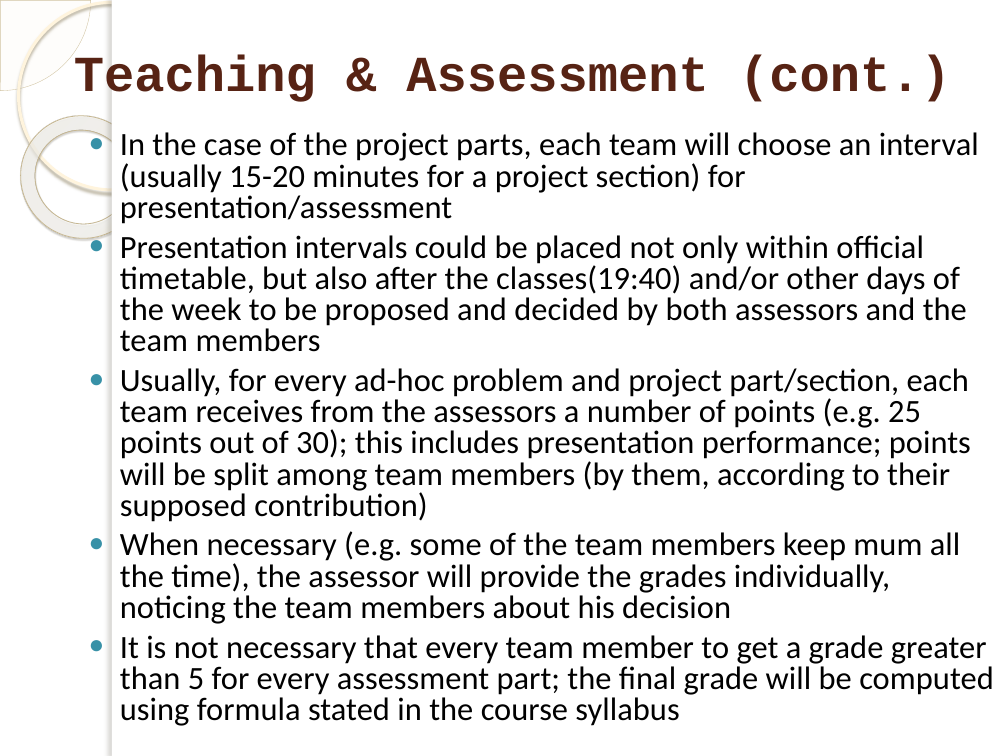
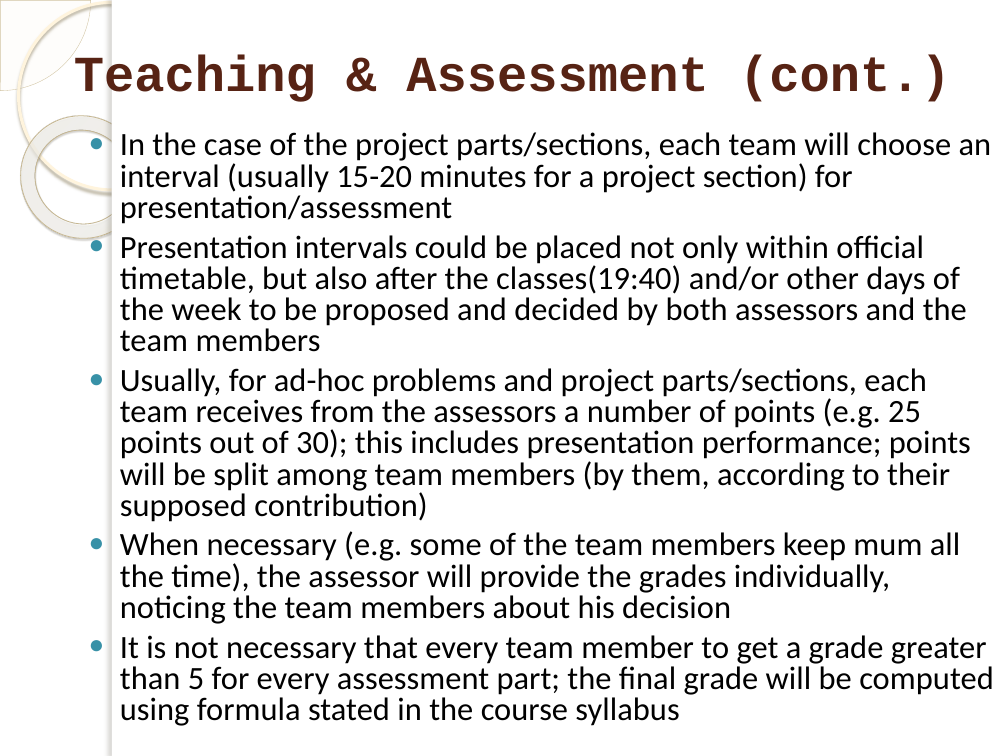
Before and after one commit to marinfotache/Database-Logic-in-Business-Applications, a slide deck: slide 14 of 00_DBLBA - course outline/00_DBLBA__Course_Outline.pptx. Drawn at 1008x756 pixels with LibreOffice and Linux fonts; fonts in the diff are those of the drawing; background and template pictures are left out. Boxes give left, top, right and bottom in pixels: in the first picture for what was removed or moved away, otherwise in the second. Text is boxed around its words. In the diff, an @@ line names an element or a change of style, - is before the commit and + after.

```diff
--- a/00_DBLBA - course outline/00_DBLBA__Course_Outline.pptx
+++ b/00_DBLBA - course outline/00_DBLBA__Course_Outline.pptx
@@ text at (x1=120, y1=132, x2=992, y2=224): text changed @@
-● In the case of the project parts, each team will choose an interval (usually 15-20 minutes for a project section) for presentation/assessment
+● In the case of the project parts/sections, each team will choose an interval (usually 15-20 minutes for a project section) for presentation/assessment
@@ text at (x1=120, y1=368, x2=971, y2=522): text changed @@
-● Usually, for every ad-hoc problem and project part/section, each team receives from the assessors a number of points (e.g. 25 points out of 30); this includes presentation performance; points will be split among team members (by them, according to their supposed contribution)
+● Usually, for ad-hoc problems and project parts/sections, each team receives from the assessors a number of points (e.g. 25 points out of 30); this includes presentation performance; points will be split among team members (by them, according to their supposed contribution)
```
Also in this commit, not shown: 3 other slides changed.
